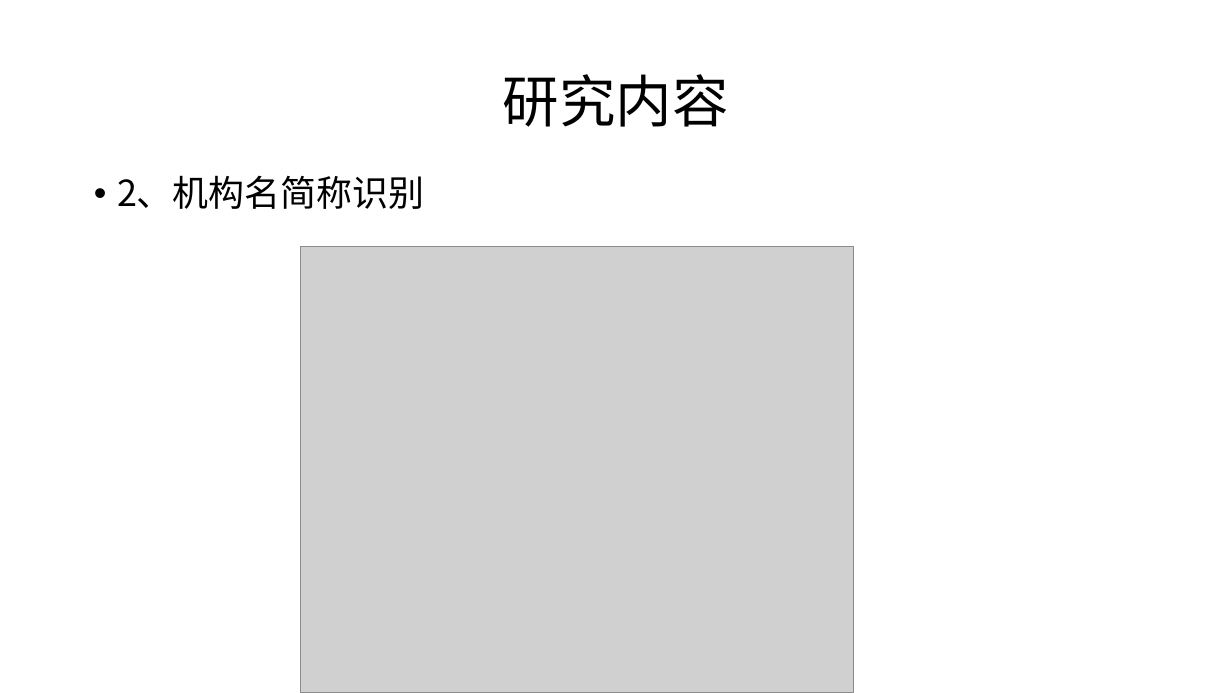
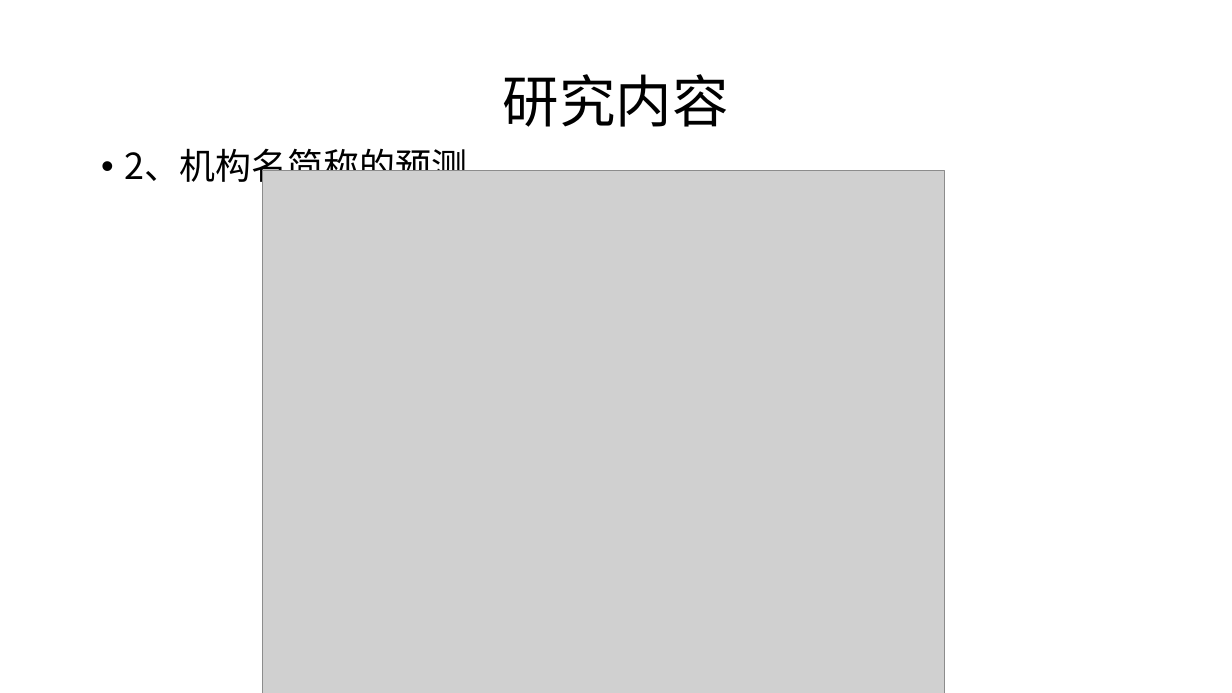
Before and after one commit to SupNewBeen/untitled, a slide deck: slide 9 of 基于语义的模糊同名判定方法.pptx (slide 10 before the commit). Drawn at 1232x693 pixels with LibreOffice and Linux fonts; fonts in the diff are those of the drawing; grey boxes stand for pictures. Boxes give left, top, right and bottom in pixels: in the first picture for what was removed or moved away, otherwise in the second. Text is boxed around its words. In the diff, an @@ line names an element or a change of style, - is before the commit and + after.

```diff
--- a/基于语义的模糊同名判定方法.pptx
+++ b/基于语义的模糊同名判定方法.pptx
@@ text at (124,148,467,189): text changed @@
-• 2、机构名简称识别
+• 2、机构名简称的预测
@@ picture: place and size @@
-picture at (300,247,853,693)
+picture at (262,171,945,693)
```
Also in this commit, not shown: 2 other slides changed, 4 slides added, 2 slides removed.
